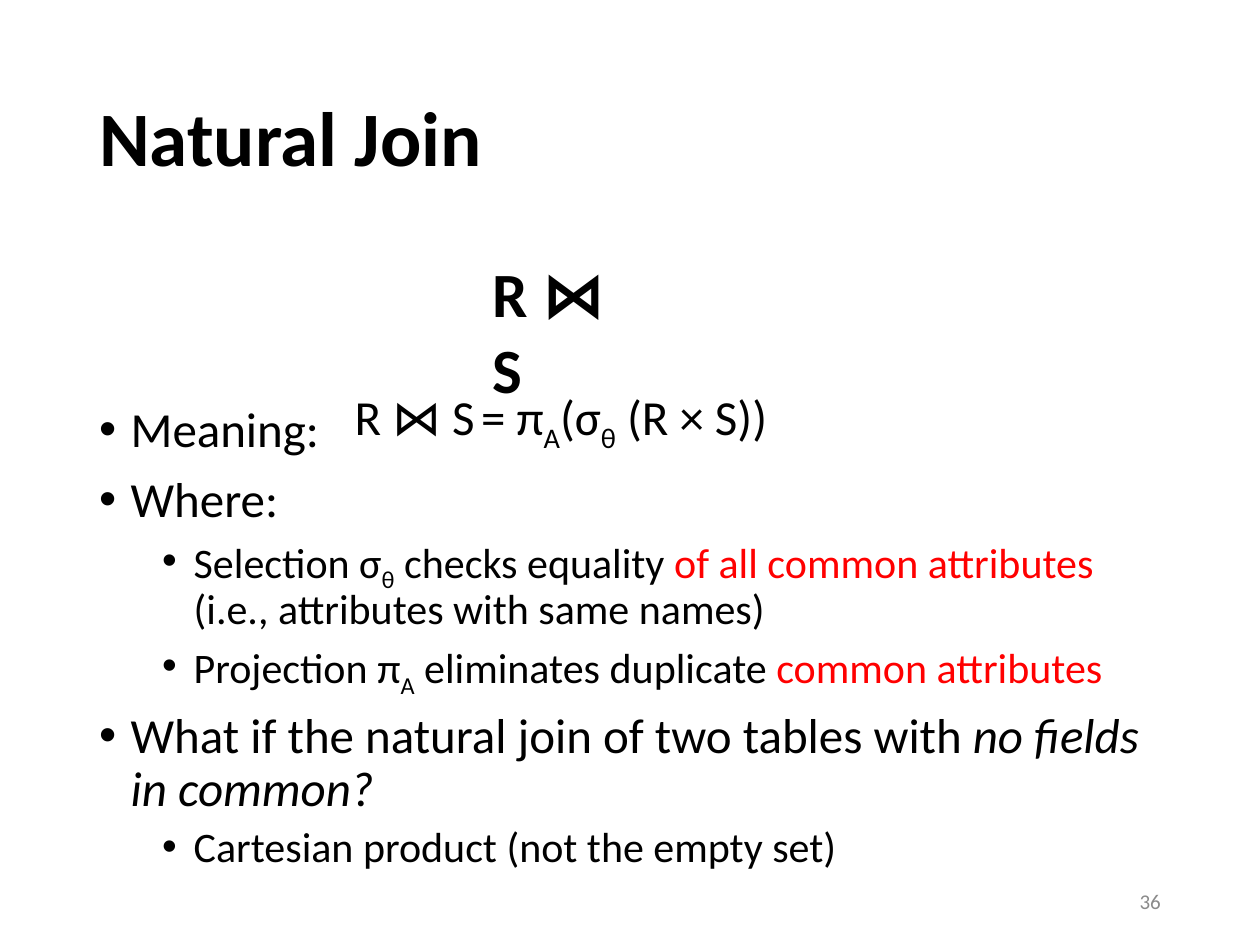
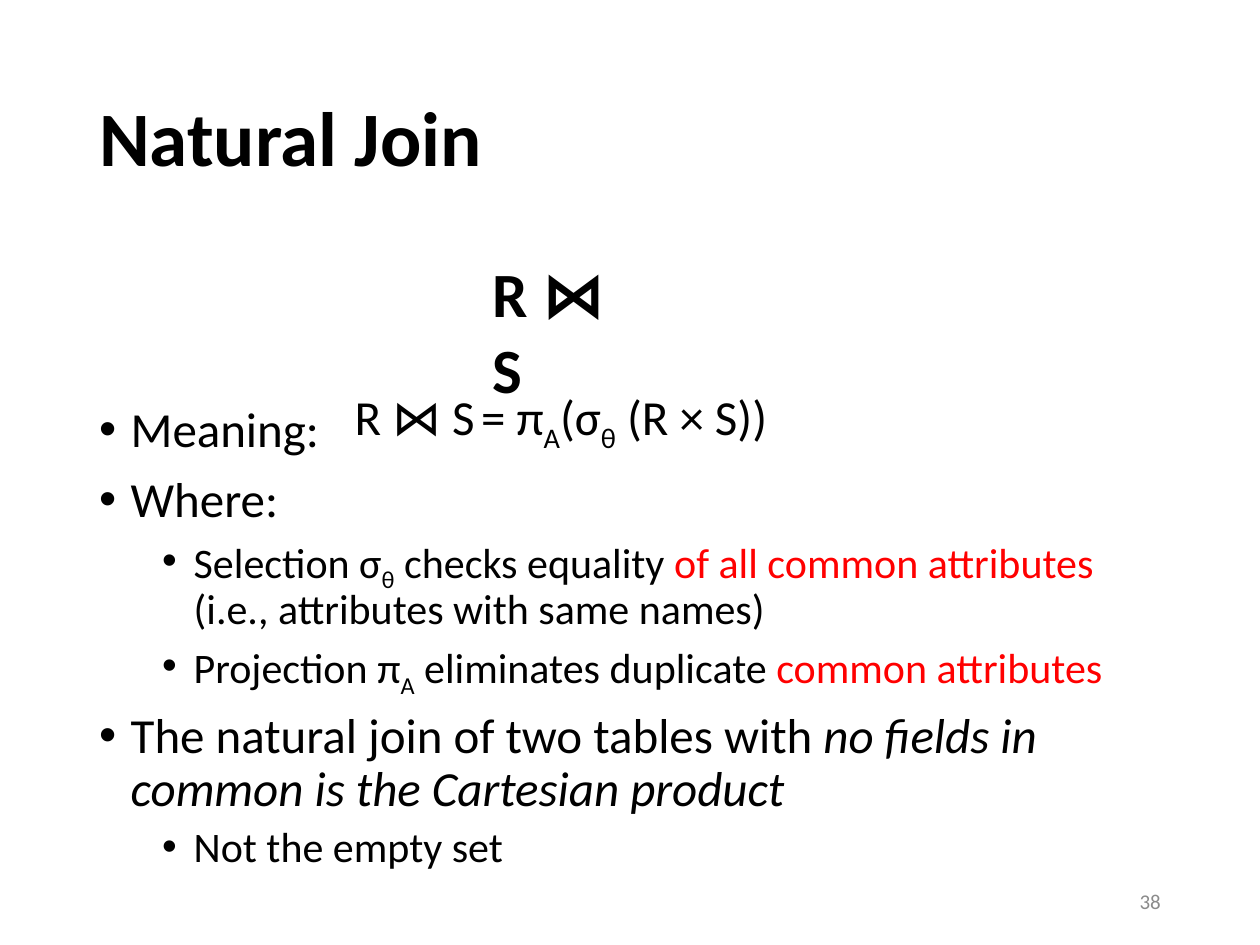
Before and after one commit to sfu-db/cmpt354, a slide deck: slide 38 of Lectures/lec5-relational-algebra.pptx (slide 36 before the commit). Drawn at 1260x945 pixels with LibreOffice and Linux fonts; fonts in the diff are those of the drawing. Boxes give left, top, right and bottom in pixels: in the first picture for what was removed or moved away, otherwise in the second. Text is boxed around its words. In the diff, an @@ line names an element or a change of style, - is before the commit and + after.

```diff
--- a/Lectures/lec5-relational-algebra.pptx
+++ b/Lectures/lec5-relational-algebra.pptx
@@ text at [131,719,1036,869]: text changed @@
-• What if the natural join of two tables with no fields in common?
-  • Cartesian product (not the empty set)
+• The natural join of two tables with no fields in common is the Cartesian product
+  • Not the empty set
@@ page number at [1140,895,1161,909]: text changed @@
-36
+38
```
Also in this commit, not shown: 5 other slides changed, 2 slides added, 2 other files.
